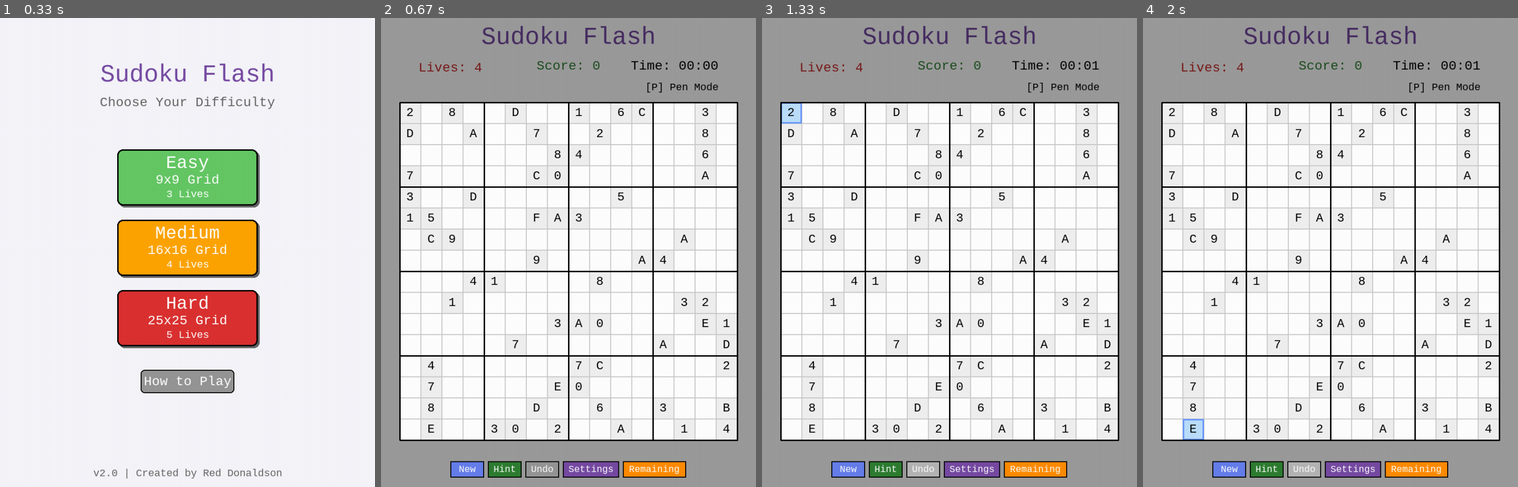
Above: before the commit, frames 1-4 (left to right).
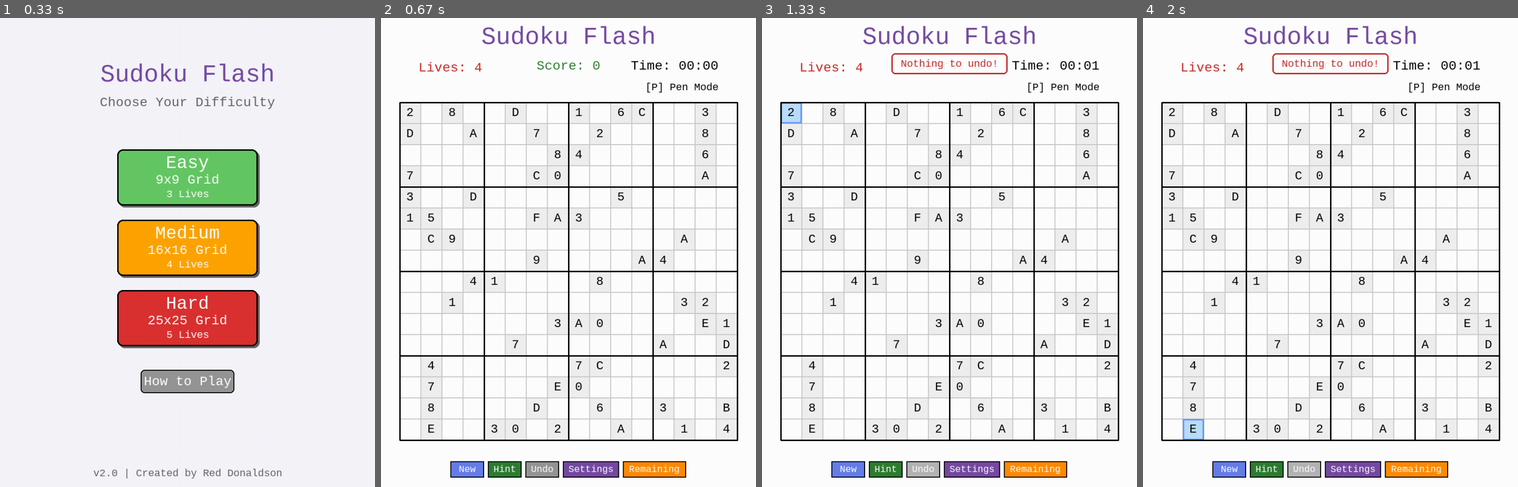
Above: after the commit, the same moments.

Repository: dbdonaldson50/PyGame-Sudoku-Flood
Game: pygame game, started from sudoku_flash.py
Same seed, same stepped clock (60 frames per second), same inputs: the game is played once before the commit and once after it.
Inputs (mouse positions are in pixels of both pictures, inside the frame that each line leads up to):
- Up to frame 1 (0.33 s): no input
- Up to frame 2 (0.67 s): click (568, 252) at 0.38 s
- Up to frame 3 (1.33 s): click "Undo" at 0.72 s; hold Right from 1 s (still down)
- Up to frame 4 (2 s): release Right at 1.47 s; hold Up 1.5-1.8 s; hold Right from 1.83 s (still down)

Frame 1 is identical in both runs. In frame 2, 32% of the frame differs, in the area x 0-100%, y 0-100%; in frame 3, 32%; in frame 4, 32%.

Commit message:
Fix intrusive message display: Remove dimming overlay and unnecessary notifications
Problem:
- 'New game started!' message caused screen to dim briefly
- Modal overlay was too intrusive for frequent in-game messages
- Text wasn't clearly visible during dim effect

Solution:
1. Removed 'New game started!' message entirely
   - Unnecessary: new game is obvious from board reset
   - Eliminates dimming issue

2. Replaced modal cards with lightweight toast notifications
   - No screen dimming overlay
   - Positioned at y=75 (between game info and remaining text)
   - Semi-transparent white background (alpha=230)
   - Colored border matching message type
   - Uses small font for compact display

Benefits:
- No more screen dimming during gameplay
- Quick, non-intrusive feedback
- Messages remain visible and readable
- Positioned to avoid UI overlaps

Toast position verified:
  y=75: Toast notification (clean area)
  y=90: Lives/Score/Timer
  y=120: Remaining title

Author: Red Donaldson

Diff:
--- a/src/sudoku_game.py
+++ b/src/sudoku_game.py
@@ -342,7 +342,7 @@
         self.pencil_marks = [[set() for _ in range(self.grid_size)] for _ in range(self.grid_size)]
 
         self.selected_cell = None
-        self.show_message("New game started! Good luck!", self.DARK_BLUE)
+        # No message needed - new game is obvious from board reset
 
     def auto_fill_singles(self, source_cell=None, award_points=True):
         """Auto-fill cells that have only one possible value with combo system"""
--- a/src/ui_renderer.py
+++ b/src/ui_renderer.py
@@ -233,32 +233,30 @@
 
 
 def draw_temporary_message(game):
-    """Draw temporary messages as modal-style card (not game over messages)"""
+    """Draw temporary messages as toast notifications (not game over messages)"""
     if game.message and game.message_timer > 0 and not game.game_over:
-        # Draw semi-transparent overlay
-        overlay = pygame.Surface((WINDOW_WIDTH, WINDOW_HEIGHT))
-        overlay.set_alpha(100)
-        overlay.fill(BLACK)
-        game.screen.blit(overlay, (0, 0))
-
-        # Calculate modal dimensions
         lines = game.message.split('\n')
-        max_width = max(game.medium_font.render(line, True, BLACK).get_width() for line in lines)
-        modal_width = min(max_width + 80, WINDOW_WIDTH - 100)
-        modal_height = 80 + len(lines) * 30
-        modal_x = (WINDOW_WIDTH - modal_width) // 2
-        modal_y = (WINDOW_HEIGHT - modal_height) // 2
-
-        # Draw modal card
-        modal_rect = pygame.Rect(modal_x, modal_y, modal_width, modal_height)
-        pygame.draw.rect(game.screen, WHITE, modal_rect, border_radius=15)
-        pygame.draw.rect(game.screen, game.message_color, modal_rect, 4, border_radius=15)
-
-        # Draw message text centered in modal
-        start_y = modal_y + (modal_height - len(lines) * 30) // 2
+
+        # Calculate dimensions for background
+        max_width = max(game.small_font.render(line, True, BLACK).get_width() for line in lines)
+        bg_width = max_width + 40
+        bg_height = 20 + len(lines) * 25
+        bg_x = (WINDOW_WIDTH - bg_width) // 2
+        bg_y = 75  # Position between game info (y=90) and remaining text (y=120)
+
+        # Draw semi-transparent background
+        bg_rect = pygame.Rect(bg_x, bg_y, bg_width, bg_height)
+        bg_surface = pygame.Surface((bg_width, bg_height), pygame.SRCALPHA)
+        bg_surface.fill((255, 255, 255, 230))  # White with slight transparency
+        game.screen.blit(bg_surface, (bg_x, bg_y))
+
+        # Draw border
+        pygame.draw.rect(game.screen, game.message_color, bg_rect, 3, border_radius=8)
+
+        # Draw message text
         for i, line in enumerate(lines):
-            msg_text = game.medium_font.render(line, True, game.message_color)
-            msg_rect = msg_text.get_rect(center=(WINDOW_WIDTH // 2, start_y + i * 30))
+            msg_text = game.small_font.render(line, True, game.message_color)
+            msg_rect = msg_text.get_rect(center=(WINDOW_WIDTH // 2, bg_y + 10 + i * 25 + 12))
             game.screen.blit(msg_text, msg_rect)
 
         game.message_timer -= 1
